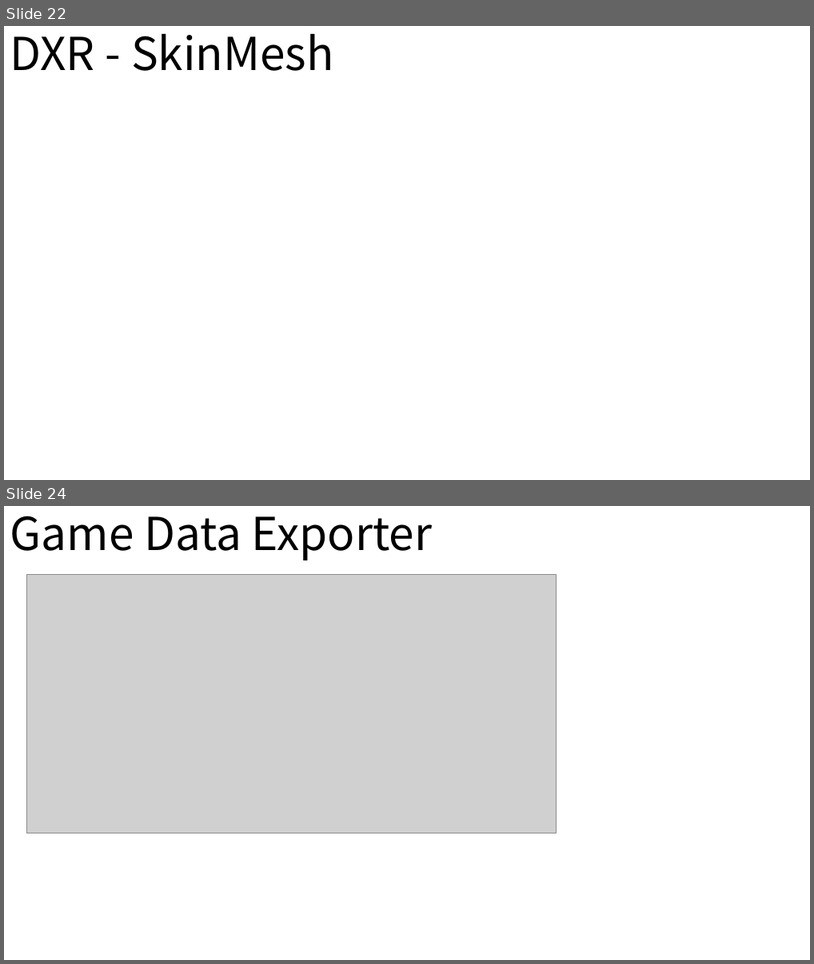
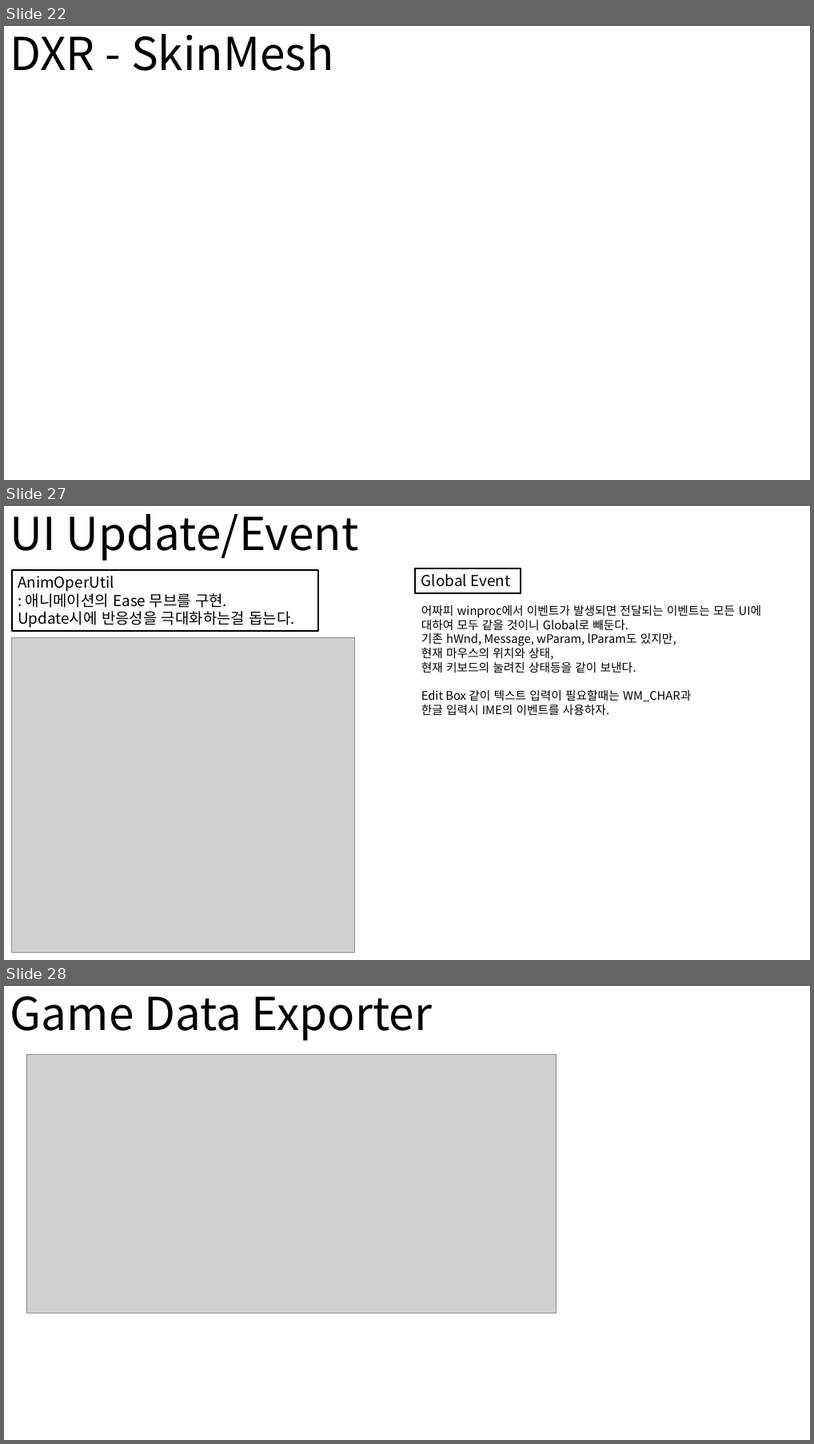
Before and after one commit to nohc2001/PulseCity, a slide deck: Conference/GraphicsStudy/GraphicsHighLevelDesign.pptx. Shown one above the other, each under a label of ours: slides 22 and 24 before the commit, slides 22, 27 and 28 after it; the slides between them are not shown. The pictures are 814x964 and 814x1444 pixels, drawn with LibreOffice and Linux fonts; fonts in the diff are those of the drawing; grey boxes stand for pictures. Boxes give left, top, right and bottom in pixels: in the first picture for what was removed or moved away, otherwise in the second. Text is boxed around its words. In the diff, an @@ line names an element or a change of style, - is before the commit and + after.

```diff
--- a/Conference/GraphicsStudy/GraphicsHighLevelDesign.pptx
+++ b/Conference/GraphicsStudy/GraphicsHighLevelDesign.pptx
@@ slide 27 added at (4, 506, 810, 960), background #FFFFFF @@
@@ text added at (10, 514, 359, 560), 54 pt, text #000000 @@
+UI Update/Event
@@ rectangle added at (12, 570, 318, 632), outline #000000 2 pt, 18 pt, text #000000 @@
+AnimOperUtil
+: 애니메이션의 Ease 무브를 구현.
+Update시에 반응성을 극대화하는걸 돕는다.
@@ rectangle added at (415, 568, 521, 592), outline #000000 2 pt, 18 pt, text #000000 @@
+Global Event
@@ text added at (422, 605, 762, 715), 14 pt, text #000000 @@
+어짜피 winproc에서 이벤트가 발생되면 전달되는 이벤트는 모든 UI에
+대하여 모두 같을 것이니 Global로 빼둔다.
+기존 hWnd, Message, wParam, lParam도 있지만,
+현재 마우스의 위치와 상태,
+현재 키보드의 눌려진 상태등을 같이 보낸다.
+Edit Box 같이 텍스트 입력이 필요할때는 WM_CHAR과
+한글 입력시 IME의 이벤트를 사용하자.
@@ picture added at (12, 637, 355, 952) @@
@@ what was slide 24 is now slide 28 @@
```
Also in this commit, not shown: 2 slides changed, 3 other slides added, 8 other files.
